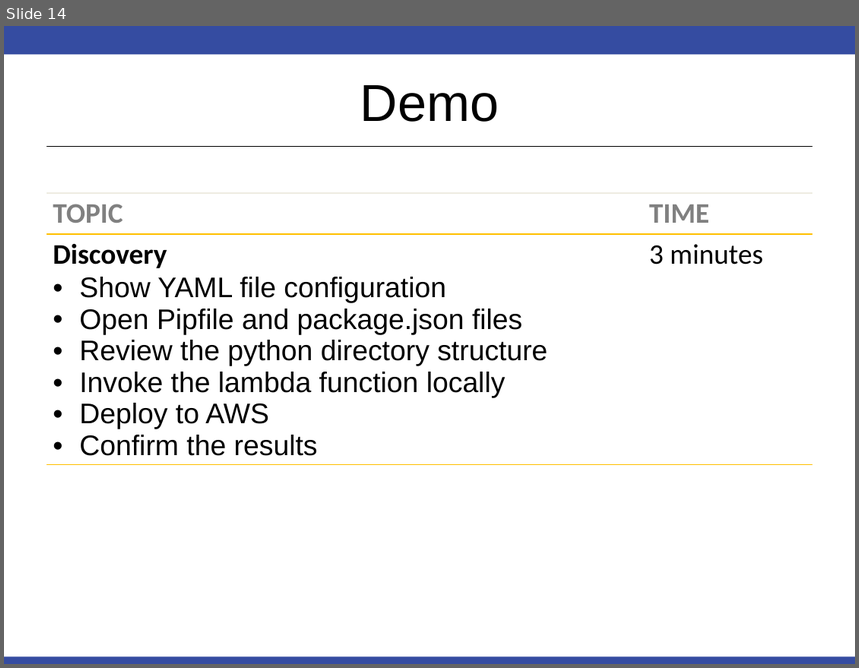
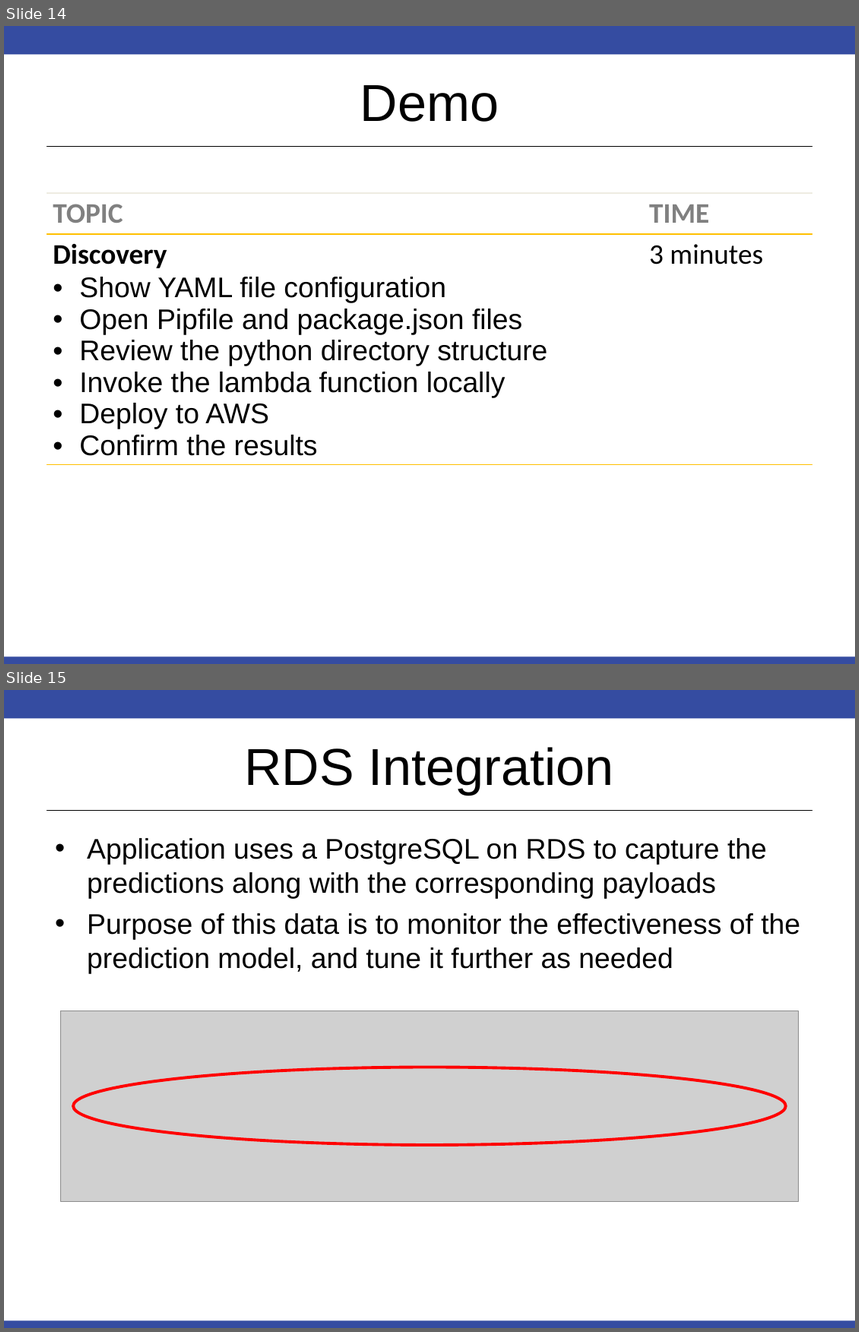
Before and after one commit to RobinsonCW/USWildfireAnalysis, a slide deck: presentation/DS7346_Cloud_Computing_Presentation.pptx. Shown one above the other, each under a label of ours: slide 14 before the commit, slides 14 and 15 after it. The pictures are 859x668 and 859x1332 pixels, drawn with LibreOffice and Linux fonts; fonts in the diff are those of the drawing; grey boxes stand for pictures. Boxes give left, top, right and bottom in pixels: in the first picture for what was removed or moved away, otherwise in the second. Text is boxed around its words. In the diff, an @@ line names an element or a change of style, - is before the commit and + after.

```diff
--- a/presentation/DS7346_Cloud_Computing_Presentation.pptx
+++ b/presentation/DS7346_Cloud_Computing_Presentation.pptx
@@ slide 15 added at bbox=[4, 690, 855, 1328], background #FFFFFF; not listed: 3 template elements that a slide beside it also shows @@
@@ title added at bbox=[244, 747, 614, 794], 44 pt, text #000000 @@
+RDS Integration
@@ text added at bbox=[87, 838, 800, 973], 24 pt, text #000000 @@
+• Application uses a PostgreSQL on RDS to capture the predictions along with the corresponding payloads
+• Purpose of this data is to monitor the effectiveness of the prediction model, and tune it further as needed
@@ picture added at bbox=[61, 1011, 799, 1201] @@
@@ ellipse added at bbox=[73, 1067, 785, 1144], outline #FF0000 2.5 pt @@
```
Also in this commit, not shown: 4 other slides added, 1 slide removed.
